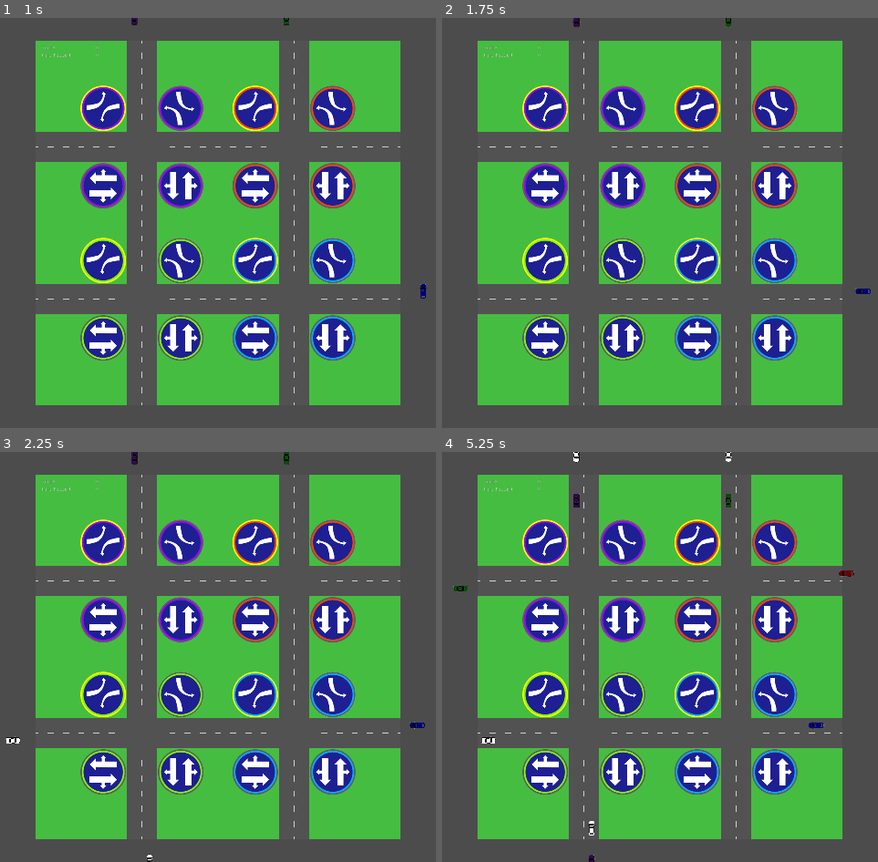
Above: before the commit, frames 1-4 (two rows, left to right).
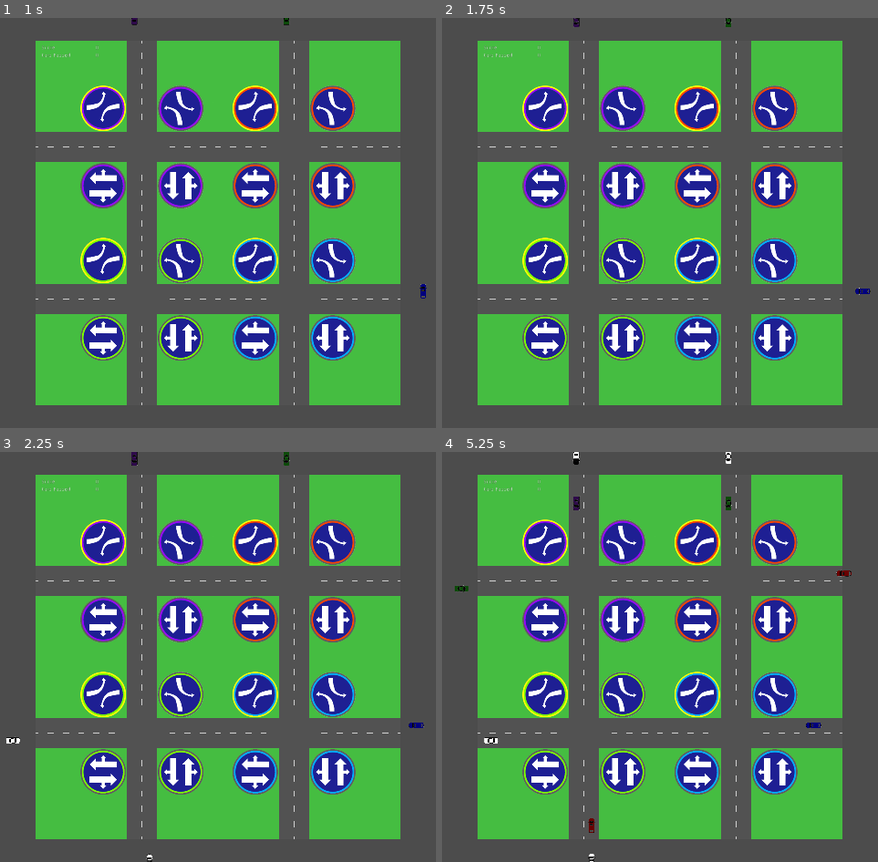
Above: after the commit, the same moments.

Repository: nicohi/terrific-lights-multiplayer
Game: Godot game, scene res://Map/Map.tscn
Same seed, same stepped clock (60 frames per second), same inputs: the game is played once before the commit and once after it.
Inputs (mouse positions are in pixels of both pictures, inside the frame that each line leads up to):
- Up to frame 1 (1 s): tap Enter at 0.5 s; move the mouse to (379, 202) at 0.52 s; click (379, 202) at 0.67 s
- Up to frame 2 (1.75 s): tap Space at 1.25 s; move the mouse to (516, 243) at 1.27 s; click (516, 243) at 1.42 s
- Up to frame 3 (2.25 s): move the mouse to (292, 566) at 2.02 s; click (292, 566) at 2.17 s
- Up to frame 4 (5.25 s): move the mouse to (625, 739) at 2.77 s; click (625, 739) at 2.92 s; move the mouse to (outside the picture) at 3.52 s; click (outside the picture) at 3.67 s; move the mouse to (outside the picture) at 4.27 s; click (outside the picture) at 4.42 s; move the mouse to (694, 657) at 5.02 s; click (694, 657) at 5.17 s

Frame 1 is identical in both runs. In frame 2, less than 0.1% of the frame differs, in the area x 29-99%, y 0-68%; in frame 3, less than 0.1%; in frame 4, 0.4%, in the area x 2-95%, y 0-100%.

Commit message:
liikennevalot toimivat

Diff:
--- a/Car/Car.gd
+++ b/Car/Car.gd
@@ -11,6 +11,8 @@
 	TURNING,
 	TURNED
 }
+enum { NONE, ALL, NORTH, EAST, SOUTH, WEST }
+enum { STRAIGHT_OR_RIGHT, LEFT_TURN }
 
 # direction vectors
 const LEFT = Vector2(-1, 0)
@@ -19,11 +21,11 @@
 const DOWN = Vector2(0, 1)
 
 # constants for car control
-const ACCELERATION := Globals.TILE_SIDE_LEN / 2
+const ACCELERATION := Globals.TILE_SIDE_LEN * 0.6
 const MAX_SPEED := Globals.TILE_SIDE_LEN
 const TURNING_SPEED_LEFT := Globals.TILE_SIDE_LEN * .875
 const TURNING_SPEED_RIGHT := Globals.TILE_SIDE_LEN * .625
-const FRICTION := Globals.TILE_SIDE_LEN / 2
+const FRICTION := Globals.TILE_SIDE_LEN * 0.6
 const DIRECTIONS := [LEFT, RIGHT, UP]
 const START_DIR := UP
 const MAX_POINTS := 99
@@ -67,30 +69,30 @@
 ]
 
 onready var zero_corner := get_viewport_rect().size / 2 - Vector2(540, 540)
-onready var start_pos_nwn := zero_corner + Vector2(8 * Globals.TILE_SIDE_LEN, 0)
-onready var start_pos_nww := zero_corner + Vector2(0, 9 * Globals.TILE_SIDE_LEN)
-onready var start_pos_nen := zero_corner + Vector2(18 * Globals.TILE_SIDE_LEN, 0)
-onready var start_pos_nee := zero_corner + Vector2(27 * Globals.TILE_SIDE_LEN, 8 * Globals.TILE_SIDE_LEN)
-onready var start_pos_sww := zero_corner + Vector2(0, 19 * Globals.TILE_SIDE_LEN)
-onready var start_pos_sws := zero_corner + Vector2(9 * Globals.TILE_SIDE_LEN, 27 * Globals.TILE_SIDE_LEN)
-onready var start_pos_ses := zero_corner + Vector2(19 * Globals.TILE_SIDE_LEN, 27 * Globals.TILE_SIDE_LEN)
-onready var start_pos_see := zero_corner + Vector2(27 * Globals.TILE_SIDE_LEN, 18 * Globals.TILE_SIDE_LEN)
-
-onready var south_facing_start_positions = [start_pos_nwn, start_pos_nen]
-onready var east_facing_start_positions = [start_pos_nww, start_pos_sww]
-onready var north_facing_start_positions = [start_pos_ses, start_pos_sws]
-onready var west_facing_start_positions = [start_pos_nee, start_pos_see]
-
-onready var start_positions = [
-	start_pos_nwn,
-	start_pos_nww,
-	start_pos_nen,
-	start_pos_nee,
-	start_pos_see,
-	start_pos_ses,
-	start_pos_sws,
-	start_pos_sww
-]
+#onready var start_pos_nwn := zero_corner + Vector2(8 * Globals.TILE_SIDE_LEN, 0)
+#onready var start_pos_nww := zero_corner + Vector2(0, 9 * Globals.TILE_SIDE_LEN)
+#onready var start_pos_nen := zero_corner + Vector2(18 * Globals.TILE_SIDE_LEN, 0)
+#onready var start_pos_nee := zero_corner + Vector2(27 * Globals.TILE_SIDE_LEN, 8 * Globals.TILE_SIDE_LEN)
+#onready var start_pos_sww := zero_corner + Vector2(0, 19 * Globals.TILE_SIDE_LEN)
+#onready var start_pos_sws := zero_corner + Vector2(9 * Globals.TILE_SIDE_LEN, 27 * Globals.TILE_SIDE_LEN)
+#onready var start_pos_ses := zero_corner + Vector2(19 * Globals.TILE_SIDE_LEN, 27 * Globals.TILE_SIDE_LEN)
+#onready var start_pos_see := zero_corner + Vector2(27 * Globals.TILE_SIDE_LEN, 18 * Globals.TILE_SIDE_LEN)
+#
+#onready var south_facing_start_positions = [start_pos_nwn, start_pos_nen]
+#onready var east_facing_start_positions = [start_pos_nww, start_pos_sww]
+#onready var north_facing_start_positions = [start_pos_ses, start_pos_sws]
+#onready var west_facing_start_positions = [start_pos_nee, start_pos_see]
+#
+#onready var start_positions = [
+#	start_pos_nwn,
+#	start_pos_nww,
+#	start_pos_nen,
+#	start_pos_nee,
+#	start_pos_see,
+#	start_pos_ses,
+#	start_pos_sws,
+#	start_pos_sww
+#]
 
 onready var sprite := $Sprite
 onready var animationPlayer := $AnimationPlayer
@@ -129,10 +131,52 @@
 #	else:
 #		return LEFT
 
-func setRoute(r: Route):
+func setRoute(r):
 	route = r
 	ind = -1
-#	self.position = route.getTileAtInd(0).position
+
+func movingInDirection():
+#	print("IND IS ", ind)
+	var dir
+	if  getRoute().getTileAtInd(ind + 1) != null:
+		dir = getRoute().getTileAtInd(ind + 1).positionFromTile(getRoute().getTileAtInd(ind))
+#		print("DIR IS ", dir)
+	else:
+		dir = getRoute().getTileAtInd(ind).positionFromTile(getRoute().getTileAtInd(ind - 1))
+
+	return dir
+
+func turningDirection():
+#	print("CHECKING TURNING")
+	var goingToTurnDir
+	if getRoute().getTileAtInd(ind + 2) != null:
+		goingToTurnDir = getRoute().getTileAtInd(ind + 2).positionFromTile(getRoute().getTileAtInd(ind + 1))
+	else:
+		return STRAIGHT_OR_RIGHT
+	var movingInDir = movingInDirection()
+	var turn
+	if movingInDir == NORTH:
+		if goingToTurnDir == NORTH or goingToTurnDir == EAST:
+			turn = STRAIGHT_OR_RIGHT
+		else:
+			turn = LEFT_TURN
+	elif movingInDir == EAST:
+		if goingToTurnDir == EAST or goingToTurnDir == SOUTH:
+			turn = STRAIGHT_OR_RIGHT
+		else:
+			turn = LEFT_TURN
+	elif movingInDir == SOUTH:
+		if goingToTurnDir == SOUTH or goingToTurnDir == WEST:
+			turn = STRAIGHT_OR_RIGHT
+		else:
+			turn = LEFT_TURN
+	elif movingInDir == WEST:
+		if goingToTurnDir == WEST or goingToTurnDir == NORTH:
+			turn = STRAIGHT_OR_RIGHT
+		else:
+			turn = LEFT_TURN
+#	print("TURN: ", turn)
+	return turn
 
 func getRoute():
 	return route
@@ -167,7 +211,7 @@
 
 # returns true if the car is out of the screens view
 func _out_of_view() -> bool:
-	var window_size = get_viewport_rect().size
+	var _window_size = get_viewport_rect().size
 
 	return (
 		self.position.y < -5 or
@@ -203,7 +247,7 @@
 
 	turn_state = STRAIGHT_AHEAD
 #	direction = _get_direction()
-
+var counterForPrint = 0
 func _set_speed_and_direction(delta):
 #	match turn_state:
 #		STRAIGHT_AHEAD:
@@ -216,14 +260,33 @@
 #
 #		TURNED:
 #			_finish_turning()
+	var tile = route.getTileAtInd(ind)
 	var nextTile = route.getTileAtInd(ind + 1)
 	if nextTile == null:
+		if tile != null:
+			tile.takingCar = null
 		emit_signal("car_exited", self, points)
 		_reset_car()
-	elif not nextTile.isFree():
+	elif (nextTile.takingCar == self or nextTile.isFree()) and nextTile.mayEnter(movingInDirection(), turningDirection()):
+		var next_nextTile = route.getTileAtInd(ind + 2)
+		if (nextTile.is_crossing and next_nextTile.is_crossing and next_nextTile.takingCar == null) or not nextTile.is_crossing or not next_nextTile.is_crossing:
+			if nextTile.takingCar == null:
+				nextTile.takingCar = self
+			speed_modifier = ACCELERATION
+			input_vector = position.direction_to(nextTile.global_position).normalized()
+	elif nextTile.takingCar == self:
+		speed_modifier = ACCELERATION
+		input_vector = position.direction_to(nextTile.global_position).normalized()
+	elif tile.is_crossing and nextTile.isFree() and nextTile.is_crossing and not nextTile.mayEnter(movingInDirection(), turningDirection()):
+		if nextTile.takingCar == null:
+			nextTile.takingCar = self
+		speed_modifier = ACCELERATION
+		input_vector = position.direction_to(nextTile.global_position).normalized()
+	else:
+		if nextTile.takingCar == self:
+			nextTile.takingCar = null
+		speed_modifier = FRICTION
 		input_vector = Vector2.ZERO
-	else:
-		input_vector = position.direction_to(nextTile.global_position).normalized()
 
 func _move(delta):
 	velocity = velocity.move_toward(input_vector * current_speed, speed_modifier * delta)
@@ -236,7 +299,6 @@
 
 func _physics_process(delta):
 	if not drive or not route:
-		# stand still
 		velocity = Vector2.ZERO
 		return
 
--- a/Car/Car.tscn
+++ b/Car/Car.tscn
@@ -54,6 +54,7 @@
 
 [sub_resource type="CapsuleShape2D" id=4]
 radius = 7.0
+height = 18.0
 
 [node name="Car" type="KinematicBody2D"]
 collision_layer = 2
--- a/Globals.gd
+++ b/Globals.gd
@@ -3,3 +3,4 @@
 const TILE_SIDE_LEN = 40
 const CARS_PER_SEC = 3
 const VARIKKO = Vector2(-666, -666)
+const SCORE = 0
--- a/Map/Map.gd
+++ b/Map/Map.gd
@@ -33,7 +33,7 @@
 func _ready():
 	self.connect("score_changed", scoreDisplay, "update_score")
 
-	var window_size = get_viewport().get_visible_rect().size
+	var _window_size = get_viewport().get_visible_rect().size
 
 	_create_cars()
 
@@ -52,7 +52,7 @@
 
 func _release_a_car():
 	if cars.size():
-		for i in range(Globals.CARS_PER_SEC):
+		for _i in range(Globals.CARS_PER_SEC):
 			var car = cars.pop_front()
 			if car != null and car.getRoute().getTileAtInd(0).isFree():
 				car.position = car.getRoute().getTileAtInd(0).position
--- a/Road.gd
+++ b/Road.gd
@@ -53,10 +53,13 @@
 		for y in range(0, ml):
 			if tiles[x][y]:
 				var tile = tile_scene.instance()
+				tile.setCoordinates(x, y)
 				tiles[x][y] = tile
 				add_child(tile)
 				tile.position.x = x_pos
 				tile.position.y = y_pos
+				if (x == 8 || x == 9 || x == 18 || x == 19) and (y == 8 || y == 9 || y == 18 || y == 19):
+					tile.is_crossing = true
 			y_pos += Globals.TILE_SIDE_LEN
 		x_pos += Globals.TILE_SIDE_LEN
 
@@ -125,41 +128,130 @@
 	light_ur.begin()
 	light_lr.begin()
 
-	for x in range (8, 10):
-		for y in range(8, 10):
-			tiles[x][y].stopAllTraffic()
+enum { NONE, ALL, NORTH, EAST, SOUTH, WEST }
+enum { STRAIGHT_OR_RIGHT, LEFT_TURN }
 
 func handle_lights(light: LightButton):
 	match light:
 		ul_ewl:
-			print("ul_ewl")
+			tiles[8][8].incoming = NONE
+			tiles[8][8].leaving = STRAIGHT_OR_RIGHT
+
+			tiles[8][9].incoming = WEST
+			tiles[8][9].leaving = LEFT_TURN
+
+			tiles[9][8].incoming = EAST
+			tiles[9][8].leaving = LEFT_TURN
+
+			tiles[9][8].incoming = NONE
+			tiles[9][8].leaving = STRAIGHT_OR_RIGHT
 		ul_ewr:
-			print("ul_ewr")
+			tiles[8][8].incoming = WEST
+			tiles[8][8].leaving = STRAIGHT_OR_RIGHT
+
+			tiles[8][9].incoming = EAST
+			tiles[8][9].leaving = STRAIGHT_OR_RIGHT
+
+			tiles[9][8].incoming = WEST
+			tiles[9][8].leaving = STRAIGHT_OR_RIGHT
+
+			tiles[9][9].incoming = EAST
+			tiles[9][9].leaving = STRAIGHT_OR_RIGHT
 		ul_nsl:
-			print("ul_nwl")
+			pass
 		ul_nsr:
-			print("ul_nwr")
+			tiles[8][8].incoming = SOUTH
+			tiles[8][8].leaving = STRAIGHT_OR_RIGHT
+
+			tiles[8][9].incoming = SOUTH
+			tiles[8][9].leaving = STRAIGHT_OR_RIGHT
+
+			tiles[9][8].incoming = NORTH
+			tiles[9][8].leaving = STRAIGHT_OR_RIGHT
+
+			tiles[9][9].incoming = NORTH
+			tiles[9][9].leaving = STRAIGHT_OR_RIGHT
 		ll_ewl:
-			print()
+			pass
 		ll_ewr:
-			print()
+			tiles[8][18].incoming = WEST
+			tiles[8][18].leaving = STRAIGHT_OR_RIGHT
+
+			tiles[8][19].incoming = EAST
+			tiles[8][19].leaving = STRAIGHT_OR_RIGHT
+
+			tiles[9][18].incoming = WEST
+			tiles[9][18].leaving = STRAIGHT_OR_RIGHT
+
+			tiles[9][19].incoming = EAST
+			tiles[9][19].leaving = STRAIGHT_OR_RIGHT
 		ll_nsl:
-			print()
+			pass
 		ll_nsr:
-			print()
+			tiles[8][18].incoming = SOUTH
+			tiles[8][18].leaving = STRAIGHT_OR_RIGHT
+
+			tiles[8][19].incoming = SOUTH
+			tiles[8][19].leaving = STRAIGHT_OR_RIGHT
+
+			tiles[9][18].incoming = NORTH
+			tiles[9][18].leaving = STRAIGHT_OR_RIGHT
+
+			tiles[9][19].incoming = NORTH
+			tiles[9][19].leaving = STRAIGHT_OR_RIGHT
 		ur_ewl:
-			print()
+			pass
 		ur_ewr:
-			print()
+			tiles[18][8].incoming = WEST
+			tiles[18][8].leaving = STRAIGHT_OR_RIGHT
+
+			tiles[18][9].incoming = EAST
+			tiles[18][9].leaving = STRAIGHT_OR_RIGHT
+
+			tiles[19][8].incoming = WEST
+			tiles[19][8].leaving = STRAIGHT_OR_RIGHT
+
+			tiles[19][9].incoming = EAST
+			tiles[19][9].leaving = STRAIGHT_OR_RIGHT
 		ur_nsl:
-			print()
+			pass
 		ur_nsr:
-			print()
+			tiles[18][8].incoming = SOUTH
+			tiles[18][8].leaving = STRAIGHT_OR_RIGHT
+
+			tiles[18][9].incoming = SOUTH
+			tiles[18][9].leaving = STRAIGHT_OR_RIGHT
+
+			tiles[19][8].incoming = NORTH
+			tiles[19][8].leaving = STRAIGHT_OR_RIGHT
+
+			tiles[19][9].incoming = NORTH
+			tiles[19][9].leaving = STRAIGHT_OR_RIGHT
 		lr_ewl:
-			print()
+			pass
 		lr_ewr:
-			print()
+			tiles[18][18].incoming = WEST
+			tiles[18][18].leaving = STRAIGHT_OR_RIGHT
+
+			tiles[18][19].incoming = EAST
+			tiles[18][19].leaving = STRAIGHT_OR_RIGHT
+
+			tiles[19][18].incoming = WEST
+			tiles[19][18].leaving = STRAIGHT_OR_RIGHT
+
+			tiles[19][19].incoming = EAST
+			tiles[19][19].leaving = STRAIGHT_OR_RIGHT
 		lr_nsl:
-			print()
+			pass
 		lr_nsr:
-			print()
+			tiles[18][18].incoming = SOUTH
+			tiles[18][18].leaving = STRAIGHT_OR_RIGHT
+
+			tiles[18][19].incoming = SOUTH
+			tiles[18][19].leaving = STRAIGHT_OR_RIGHT
+
+			tiles[19][18].incoming = NORTH
+			tiles[19][18].leaving = STRAIGHT_OR_RIGHT
+
+			tiles[19][19].incoming = NORTH
+			tiles[19][19].leaving = STRAIGHT_OR_RIGHT
--- a/Route.gd
+++ b/Route.gd
@@ -3,27 +3,11 @@
 class_name Route
 
 var tiles = []
-#var cars = []
 
 func _init(tileList):
 	tiles = tileList
-#	for i in range(tiles.size()):
-#		cars.append([])
 
-func getTileAtInd(ind: int) -> Tile:
+func getTileAtInd(ind: int):
 	if (ind >= tiles.size()):
 		return null
 	return tiles[ind]
-
-func _ready():
-	pass
-
-#func _process(delta):
-#	for i in range(cars.size()):
-#		if cars[i] != null:
-#			if i + 1 < cars.size():
-#				# signal for
-#				pass
-#			else:
-#				# end reached; despawn car
-#				pass
--- a/Tile.gd
+++ b/Tile.gd
@@ -3,43 +3,54 @@
 class_name Tile
 
 onready var timer = $Timer
-var free setget , isFree
-var er: bool = true
-var el: bool = true
-var wr: bool = true
-var wl: bool = true
-var nr: bool = true
-var nl: bool = true
-var sr: bool = true
-var sl: bool = true
+var coordinates = Vector2.ZERO
+var is_crossing: bool
+var takingCar: Car
+
+enum { NONE, ALL, NORTH, EAST, SOUTH, WEST }
+enum { STRAIGHT_OR_RIGHT, LEFT_TURN }
+var incoming
+var leaving
 
 func _ready():
-	free = true
+	takingCar = null
+	is_crossing = false
+	incoming = ALL
+	leaving = STRAIGHT_OR_RIGHT
 
-func freeTile():
-	timer.start(0.5)
+func setCoordinates(x, y):
+	coordinates = Vector2(x, y)
 
 func isFree() -> bool:
-	if self.get_overlapping_bodies().size() == 0:
-		free = true
+	if self.get_overlapping_bodies().size() == 0 and takingCar == null:
+		return true
 	else:
-		free = false
-	return free and er and el and wr
+		return false
 
-func stopAllTraffic():
-	er = false
-	el = false
-	wr = false
-	wl = false
-	nr = false
-	nl = false
-	sr = false
-	sl = false
+func mayEnter(movingFrom, turningTo) -> bool:
+	var movingFromOK
+	if incoming == ALL:
+		movingFromOK = true
+	elif incoming == NONE:
+		movingFromOK = false
+	else:
+		movingFromOK = movingFrom == incoming
+#	print(turningTo,leaving)
+	return movingFromOK and turningTo == leaving
 
 func _on_Tile_body_entered(body):
-	body.getRoute().getTileAtInd(body.ind).freeTile()
+	body.getRoute().getTileAtInd(body.ind).takingCar = null
 	body.ind += 1
-	self.free = false
+	self.takingCar = body
+#	self.free = false
 
-func _on_Timer_timeout():
-	self.free = true
+func positionFromTile(tile: Tile):
+#	print(self.coordinates.x, " ", tile.coordinates.x)
+	if self.coordinates.x < tile.coordinates.x:
+		return WEST
+	elif self.coordinates.x > tile.coordinates.x:
+		return EAST
+	elif self.coordinates.y < tile.coordinates.y:
+		return NORTH
+	elif self.coordinates.y > tile.coordinates.y:
+		return SOUTH
--- a/Tile.tscn
+++ b/Tile.tscn
@@ -20,5 +20,4 @@
 wait_time = 0.5
 one_shot = true
 [connection signal="body_entered" from="." to="." method="_on_Tile_body_entered"]
-[connection signal="body_exited" from="." to="." method="_on_Tile_body_exited"]
 [connection signal="timeout" from="Timer" to="." method="_on_Timer_timeout"]
